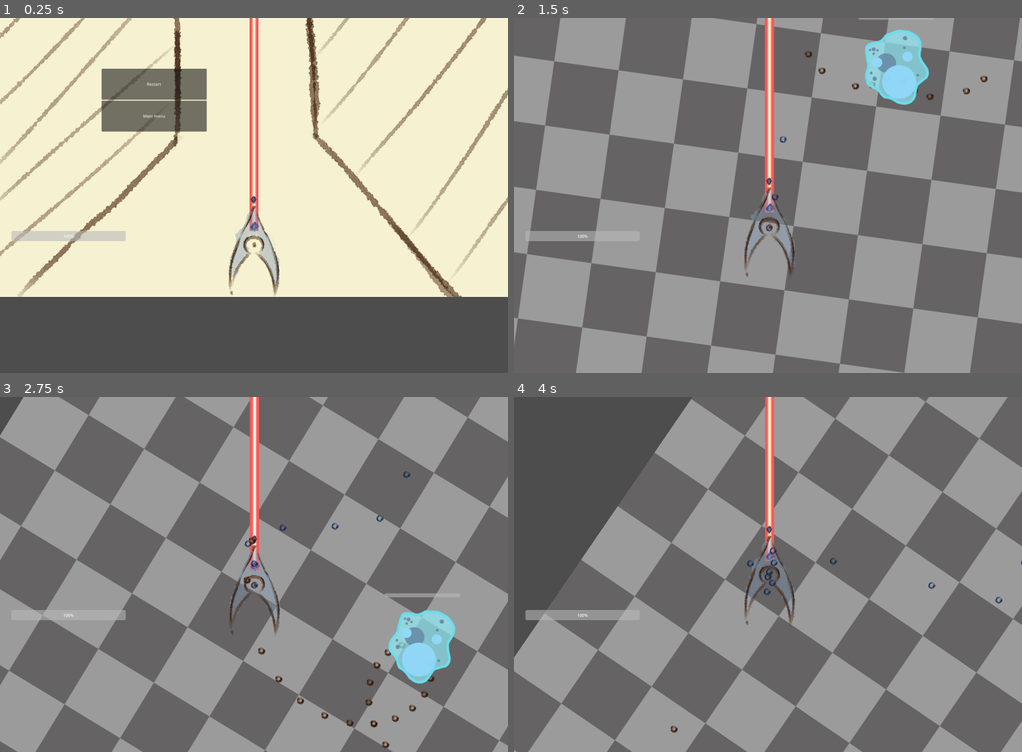
Above: before the commit, frames 1-4 (two rows, left to right).
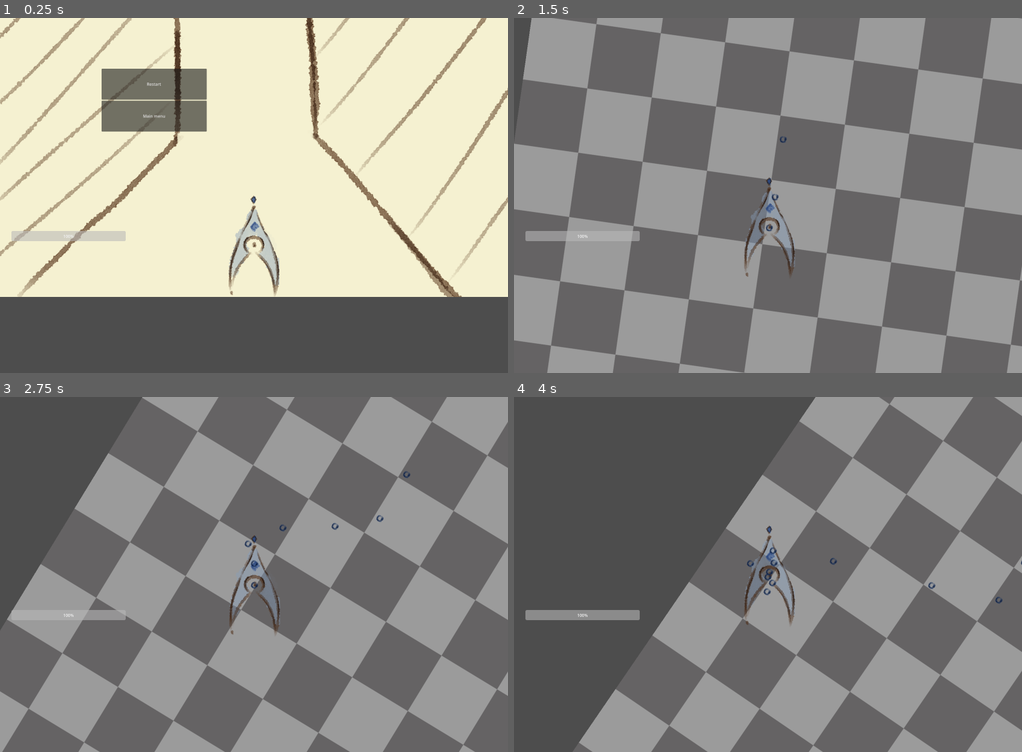
Above: after the commit, the same moments.

Repository: AustereTriceratops/BulletHellEngine
Game: Godot game, scene res://levels/level.tscn
The game is run twice, just before and just after one commit, with the same random seed, the same clock (stepped at 60 frames per second) and the same inputs. The engine's default icon, where the game draws it, is replaced by a stand-in: a white triangle on a blue panel in a dark square.
Inputs (mouse positions are in pixels of both pictures, inside the frame that each line leads up to):
- Up to frame 1 (0.25 s): no input
- Up to frame 2 (1.5 s): click "Restart" at 0.5 s; move the mouse to (793, 195) at 1.27 s; hold W (player_up) from 1.28 s (still down); hold Q (look_left) from 1.28 s (still down)
- Up to frame 3 (2.75 s): keep holding W (player_up); move the mouse to (228, 574) at 2.02 s; release Q (look_left) at 2.03 s; tap E (look_right) at 2.1 s
- Up to frame 4 (4 s): keep holding W (player_up); move the mouse to (778, 567) at 2.77 s; hold Shift (shift) 2.78-3.53 s; move the mouse to (762, 581) at 3.52 s; tap Q (look_left) at 3.6 s

The runs differ from the first frame. In frame 1, 0.9% of the frame differs, in the area x 49-51%, y 0-60%; in frame 2, 50%; in frame 3, 50%, in the area x 0-100%, y 0-100%; in frame 4, 44%.

Commit message:
added more enemy behaviors like passivity

Diff:
--- a/bullets/PlayerBullet.gd
+++ b/bullets/PlayerBullet.gd
@@ -9,8 +9,8 @@
 # ==== CUSTOM METHODS ====
 # ========================
 
-func initialize(startPosition: Vector2, direction: Vector2):
-	position = startPosition
+func initialize(position_: Vector2, direction: Vector2):
+	position = position_
 	set_linear_velocity(speed * direction)
 
 # ========================
--- a/enemies/FollowEnemy.tscn
+++ b/enemies/FollowEnemy.tscn
@@ -17,6 +17,21 @@
 [sub_resource type="RectangleShape2D" id="RectangleShape2D_bq1ck"]
 size = Vector2(8, 8)
 
+[sub_resource type="Animation" id="Animation_gxjxn"]
+length = 0.001
+tracks/0/type = "value"
+tracks/0/imported = false
+tracks/0/enabled = true
+tracks/0/path = NodePath("Sprite2D:material:shader_parameter/enabled")
+tracks/0/interp = 1
+tracks/0/loop_wrap = true
+tracks/0/keys = {
+"times": PackedFloat32Array(0),
+"transitions": PackedFloat32Array(1),
+"update": 1,
+"values": [true]
+}
+
 [sub_resource type="Animation" id="Animation_4mv8p"]
 resource_name = "hit_flash"
 length = 0.1
@@ -31,21 +46,6 @@
 "transitions": PackedFloat32Array(1, 1),
 "update": 1,
 "values": [false, true]
-}
-
-[sub_resource type="Animation" id="Animation_gxjxn"]
-length = 0.001
-tracks/0/type = "value"
-tracks/0/imported = false
-tracks/0/enabled = true
-tracks/0/path = NodePath("Sprite2D:material:shader_parameter/enabled")
-tracks/0/interp = 1
-tracks/0/loop_wrap = true
-tracks/0/keys = {
-"times": PackedFloat32Array(0),
-"transitions": PackedFloat32Array(1),
-"update": 1,
-"values": [true]
 }
 
 [sub_resource type="AnimationLibrary" id="AnimationLibrary_8levv"]
@@ -65,6 +65,7 @@
 
 [node name="Sprite2D" type="Sprite2D" parent="."]
 material = SubResource("ShaderMaterial_5hldv")
+rotation = -1.5708
 scale = Vector2(0.4, 0.4)
 texture = ExtResource("1_ehvv0")
 
@@ -82,4 +83,8 @@
 "": SubResource("AnimationLibrary_8levv")
 }
 
+[node name="MeleeTimer" type="Timer" parent="."]
+
 [connection signal="body_entered" from="Hitbox" to="." method="_on_hitbox_body_entered"]
+[connection signal="body_exited" from="Hitbox" to="." method="_on_hitbox_body_exited"]
+[connection signal="timeout" from="MeleeTimer" to="." method="_on_melee_timer_timeout"]
--- a/enemies/follow_enemy.gd
+++ b/enemies/follow_enemy.gd
@@ -1,17 +1,24 @@
 extends CharacterBody2D
 
 @export var particles: PackedScene
+@export var creatureName = 'unknown'
+@export var health = 50
+@export var speed = 80
+@export var pointValue = 1
+@export var bullet_speed = 0
+@export var rangeDamage = 0
+@export var contactDamage = 10
+@export var isAggressive = false
+@export var aggressionRange = 400
+@export var meleeInterval = 0.5
 
 @onready var hitFlash = $HitFlash
 @onready var mainNode = get_tree().get_root().get_node("Level")
 
 #var mainNode: Node
 var playerNode: CharacterBody2D
-
+var meleeBody: CharacterBody2D
 var t = 0
-var health = 50
-var speed = 80
-var pointValue = 1
 
 # ========================
 # ==== CUSTOM METHODS ====
@@ -33,19 +40,42 @@
 # ===== NODE METHODS =====
 # ========================
 
+func _ready():
+	$MeleeTimer.wait_time = meleeInterval
+
 func _process(delta):
 	t += delta
 
-	if playerNode:
-		if is_instance_valid(playerNode):
-			var displacement = playerNode.position - position
+	if playerNode && is_instance_valid(playerNode):
+		var displacement = playerNode.position - position
+		var distance = displacement.length()
+
+		if distance < aggressionRange:
+			isAggressive = true
+
+		if isAggressive:
 			# TODO: replace with move_and_slide
 			position = position + delta * speed * displacement.normalized()
+			look_at(playerNode.position)
+
 
 func _on_hitbox_body_entered(body: Node2D):
 	if body.is_in_group("player_bullets"):
 		damage(body.damage_amt)
+		isAggressive = true
 		body.queue_free()
 	elif body.is_in_group("player"):
-		body.damage(10)
-		queue_free()
+		$MeleeTimer.start()
+		meleeBody = body
+		meleeBody.damage(contactDamage)
+		#queue_free()
+
+
+func _on_hitbox_body_exited(body: Node2D) -> void:
+	if body.is_in_group('player'):
+		$MeleeTimer.stop()
+		meleeBody = null
+
+
+func _on_melee_timer_timeout() -> void:
+	meleeBody.damage(contactDamage)
--- a/levels/bullet_heaven_test.gd
+++ b/levels/bullet_heaven_test.gd
@@ -52,15 +52,15 @@
 	# instantiate player and enemies
 	var player = playerScene.instantiate()
 	add_child(player)
-	player.initialize(Vector2(-300, 700))
+	player.initialize(Vector2(-500, 400))
 
 	var enemy = enemyScene.instantiate()
-	enemy.initialize(Vector2(0, -420), player)
+	enemy.initialize(Vector2(200, 400), player)
 	$Enemies.add_child(enemy)
 
-	var tower = towerScene.instantiate()
-	tower.initialize(Vector2(-100, 300), player)
-	$Enemies.add_child(tower)
+	#var tower = towerScene.instantiate()
+	#tower.initialize(Vector2(-100, 300), player)
+	#$Enemies.add_child(tower)
 
 	UIManager.initialize(player)
 
@@ -76,6 +76,6 @@
 		var displacement = 500 * Vector2(cos(theta), sin(theta))
 		var spawn_pos = $Player.position + displacement
 
-		var enemy = enemyScene.instantiate()
-		enemy.initialize(spawn_pos, $Player)
-		$Enemies.add_child(enemy)
+		#var enemy = enemyScene.instantiate()
+		#enemy.initialize(spawn_pos, $Player)
+		#$Enemies.add_child(enemy)
--- a/player/Player.tscn
+++ b/player/Player.tscn
@@ -15,6 +15,7 @@
 bulletScene = ExtResource("2_u5p1p")
 
 [node name="LaserSprite" type="Sprite2D" parent="."]
+visible = false
 position = Vector2(0, -530)
 scale = Vector2(2, 200)
 texture = ExtResource("3_ca6mv")
--- a/player/player.gd
+++ b/player/player.gd
@@ -6,10 +6,12 @@
 
 @export var bulletScene: PackedScene
 @export var bullet_damage = 10
+@export var bullet_speed = 400
 @export var speed = 250
 @export var health = 100
 @export var rotationSpeed = 0.8
 @export var invincible = false
+@export var hasLaser = false
 
 @onready var mainNode = get_tree().get_root().get_node('Level')
 @onready var bulletNode = get_tree().get_root().get_node("Level/PlayerBullets")
@@ -40,6 +42,7 @@
 	bulletNode.add_child(bullet)
 
 	bullet.initialize(position, -global_transform.y)
+	bullet.speed = bullet_speed
 	bullet.damage_amt = bullet_damage
 
 
@@ -63,6 +66,9 @@
 	motion_mode = MOTION_MODE_FLOATING
 
 	$PlayerCamera.update_rotation(rotation)
+
+	if hasLaser:
+		$LaserSprite.visible = true
 
 func _process(delta):
 	var playerMoved = false
@@ -105,7 +111,7 @@
 	t += delta
 
 func _physics_process(delta):
-	if fmod(t + delta, 0.2) - delta < 0:
+	if hasLaser && fmod(t + delta, 0.2) - delta < 0:
 		if $Ray.is_colliding():
 			var body = $Ray.get_collider()
 
